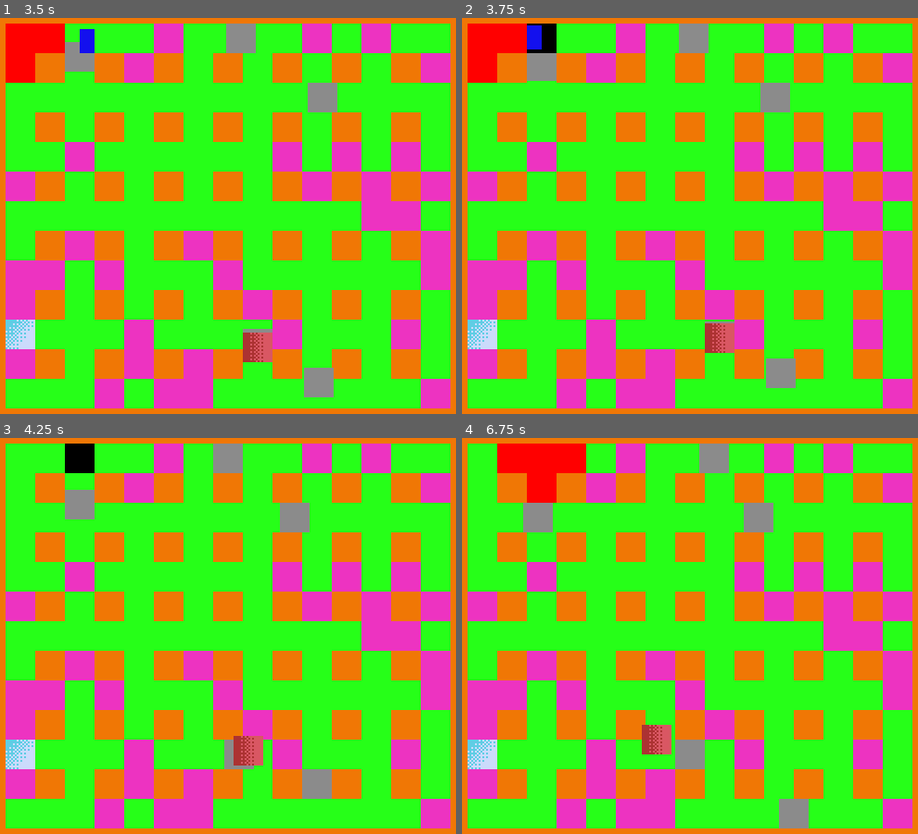
Above: before the commit, frames 1-4 (two rows, left to right).
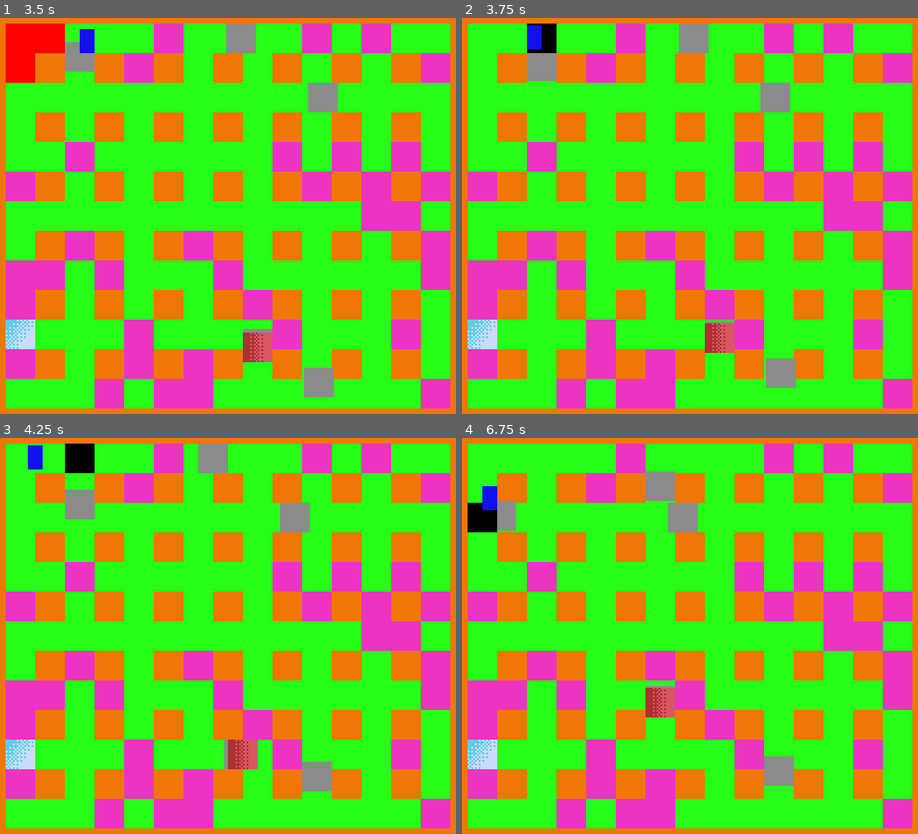
Above: after the commit, the same moments.

Repository: adrianofelix019/bomberman-clone
Game: Godot game, scene res://scenes/main_game.tscn
Two runs of this game, one before a commit and one after it. Both use one fixed random seed, a clock stepped at 60 frames per second and the inputs below.
Inputs:
- Up to frame 1 (3.5 s): hold Right (ui_right) 0.53-1.28 s; hold K (place_bomb) 0.53-1.28 s; hold Down (ui_down) 1.28-2.03 s; tap K (place_bomb) at 1.35, 2.85 s; hold Right (ui_right) 2.03-2.78 s; hold K (place_bomb) 2.03-2.78 s; hold Up (ui_up) from 2.78 s (still down)
- Up to frame 2 (3.75 s): release Up (ui_up) at 3.53 s; hold Left (ui_left) from 3.53 s (still down); hold K (place_bomb) from 3.53 s (still down)
- Up to frame 3 (4.25 s): keep holding Left (ui_left); keep holding K (place_bomb)
- Up to frame 4 (6.75 s): release K (place_bomb) at 4.28 s; tap K (place_bomb) at 4.35, 5.85 s; release Left (ui_left) at 5.03 s; hold Down (ui_down) 5.03-5.78 s; hold K (place_bomb) 5.03-5.78 s; hold Right (ui_right) 5.78-6.53 s; hold Up (ui_up) from 6.53 s (still down); hold K (place_bomb) from 6.53 s (still down)

Frame 1 is identical in both runs. In frame 2, 1.5% of the frame differs, in the area x 1-15%, y 1-17%; in frame 3, 1.3%; in frame 4, 7.8%, in the area x 1-77%, y 1-99%.

Commit message:
Update explosion.tscn

Diff:
--- a/scenes/explosion.tscn
+++ b/scenes/explosion.tscn
@@ -18,6 +18,7 @@
 shape = SubResource("RectangleShape2D_ec6vt")
 
 [node name="Timer" type="Timer" parent="." unique_id=1902121334]
+wait_time = 0.6
 autostart = true
 
 [connection signal="body_entered" from="." to="." method="_on_body_entered"]
